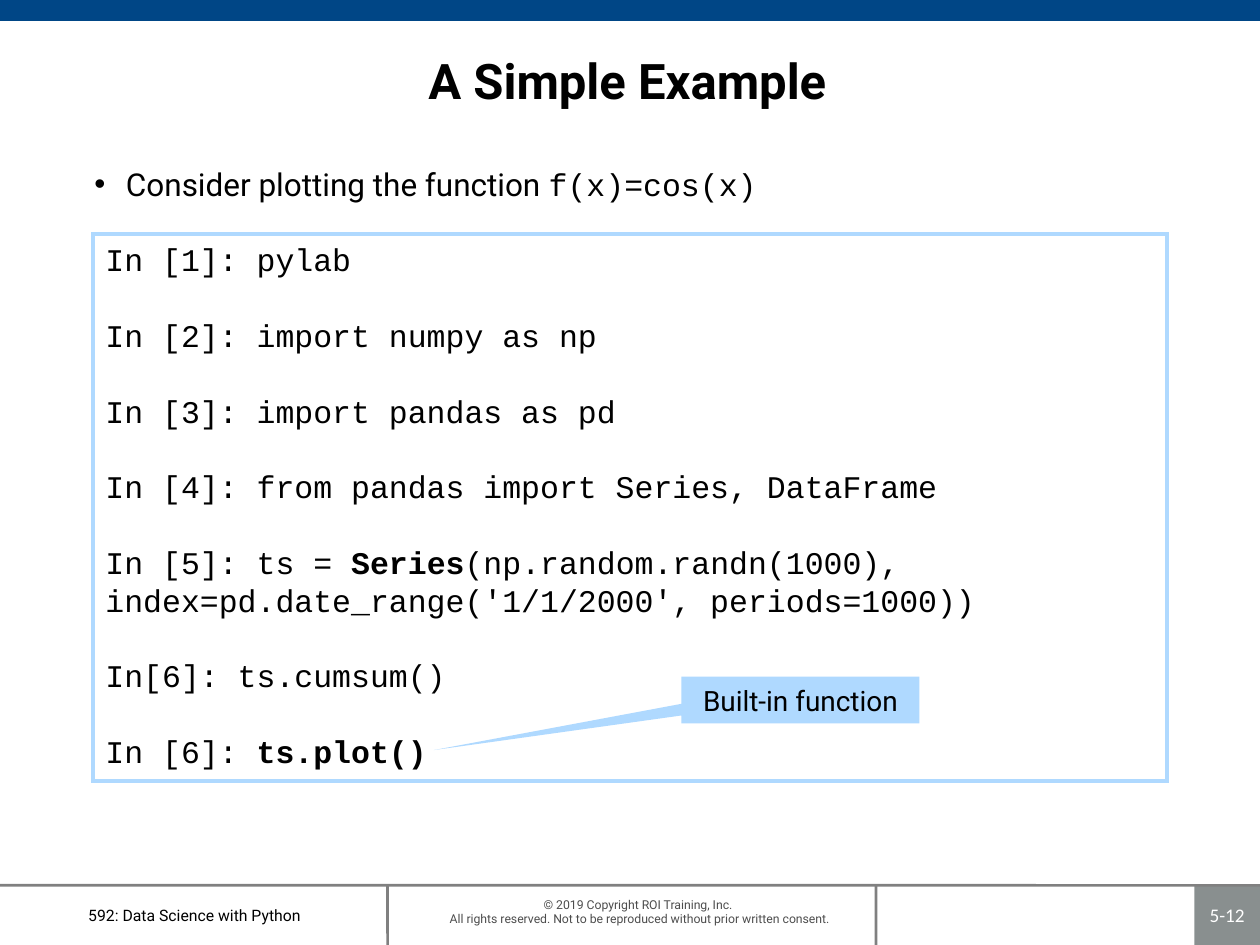
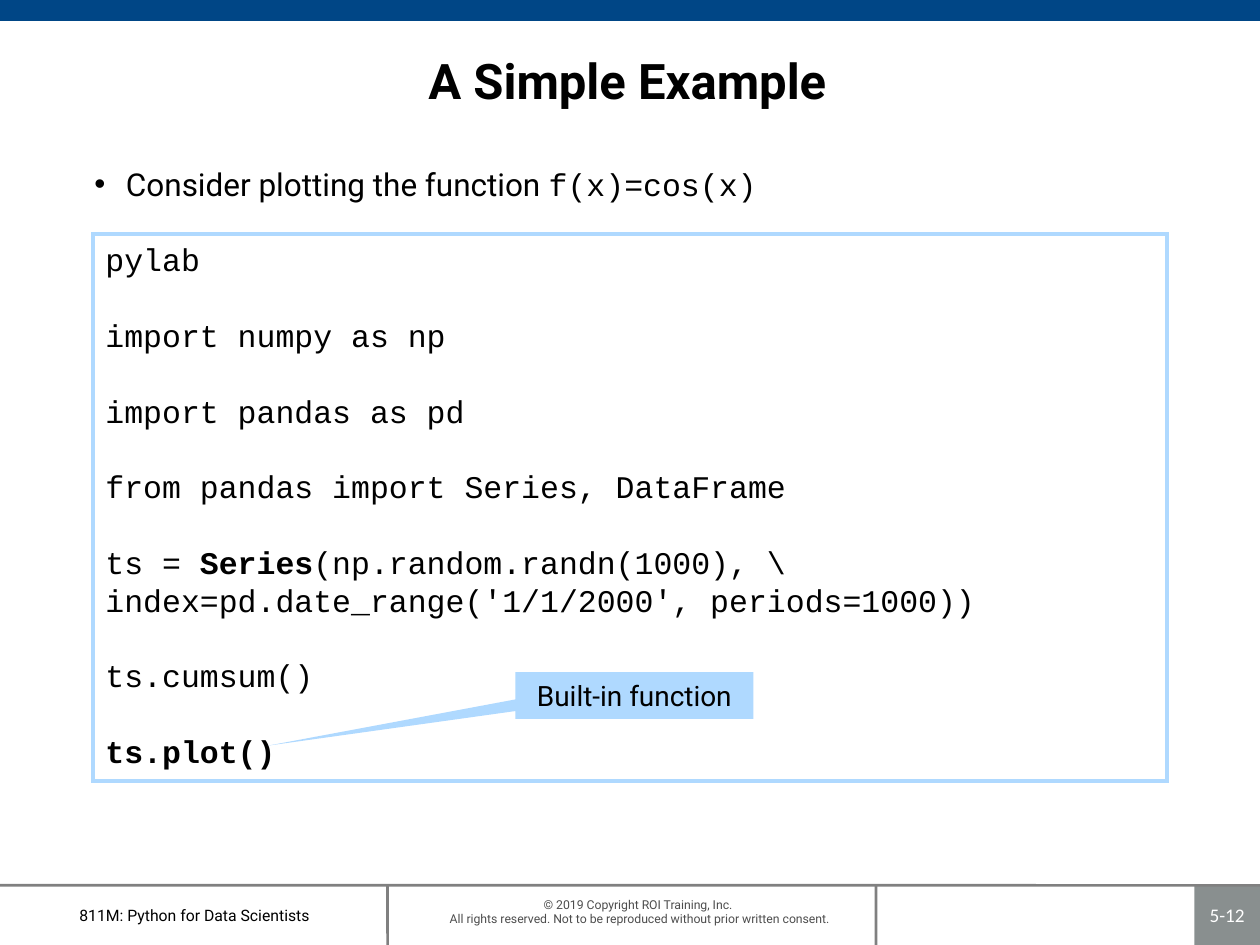
Before and after one commit to roitraining/PythonML, a slide deck: slide 12 of 811M-Ch05_PlottingAndVisualization.pptx. Drawn at 1260x945 pixels with LibreOffice and Linux fonts; fonts in the diff are those of the drawing; background and template pictures are left out. Boxes give left, top, right and bottom in pixels: in the first picture for what was removed or moved away, otherwise in the second. Text is boxed around its words. In the diff, an @@ line names an element or a change of style, - is before the commit and + after.

```diff
--- a/811M-Ch05_PlottingAndVisualization.pptx
+++ b/811M-Ch05_PlottingAndVisualization.pptx
@@ text in rectangle at [105, 249, 975, 770]: text changed @@
-In [1]: pylab
-In [2]: import numpy as np
-In [3]: import pandas as pd
-In [4]: from pandas import Series, DataFrame
-In [5]: ts = Series(np.random.randn(1000), index=pd.date_range('1/1/2000', periods=1000))
-In[6]: ts.cumsum()
-In [6]: ts.plot()
+pylab
+import numpy as np
+import pandas as pd
+from pandas import Series, DataFrame
+ts = Series(np.random.randn(1000), \ index=pd.date_range('1/1/2000', periods=1000))
+ts.cumsum()
+ts.plot()
@@ speech box "Built-in function": place and size @@
-speech box "Built-in function" at [682, 677, 920, 723]
+speech box "Built-in function" at [515, 673, 753, 719]
@@ text at [79, 909, 310, 925]: text changed @@
-592: Data Science with Python
+811M: Python for Data Scientists
```
Also in this commit, not shown: 27 other slides changed.
